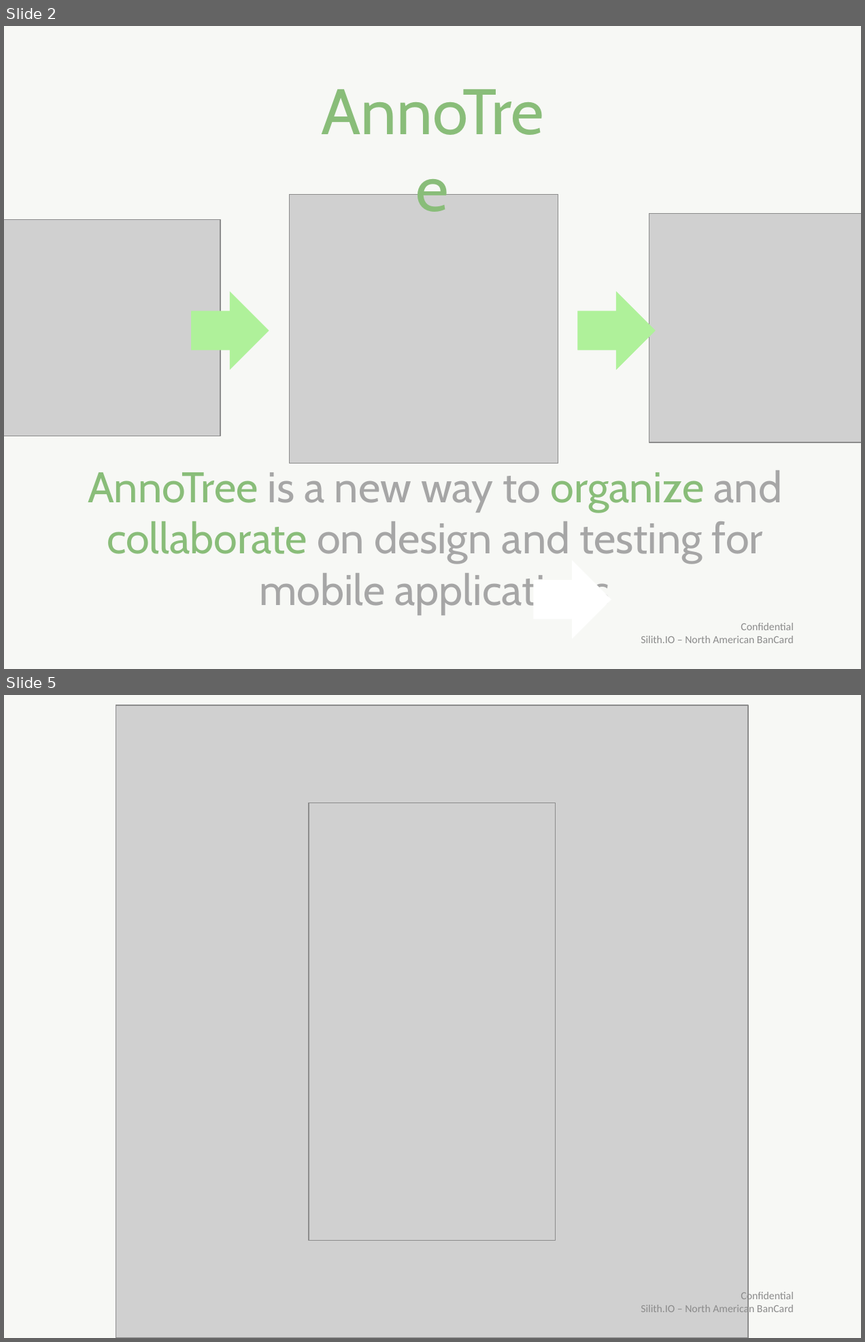
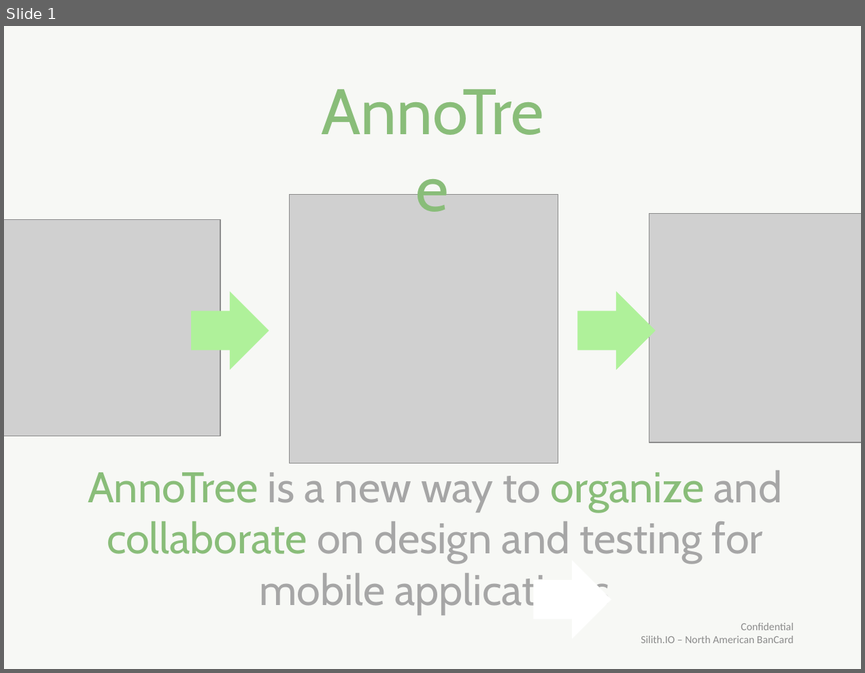
Before and after one commit to bclark8923/AnnoTree, a slide deck: Docs/Pitches/AnnoTreePresentation_External.pptx. Shown one above the other, each under a label of ours: slides 2 and 5 before the commit, slide 1 after it; the slides between them are not shown. The pictures are 865x1342 and 865x673 pixels, drawn with LibreOffice and Linux fonts; fonts in the diff are those of the drawing; grey boxes stand for pictures. Boxes give left, top, right and bottom in pixels: in the first picture for what was removed or moved away, otherwise in the second. Text is boxed around its words. In the diff, an @@ line names an element or a change of style, - is before the commit and + after.

```diff
--- a/Docs/Pitches/AnnoTreePresentation_External.pptx
+++ b/Docs/Pitches/AnnoTreePresentation_External.pptx
@@ slide 5 removed at [4,695,861,1338], background #F7F8F5 @@
@@ picture removed at [116,705,748,1338] @@
@@ picture removed at [309,803,555,1240] @@
@@ text removed at [640,1289,793,1314] @@
-Confidential
-Silith.IO – North American BanCard
@@ what was slide 2 is now slide 1 @@
```
Also in this commit, not shown: 6 slides changed, 1 other slide removed, 6 other files.
